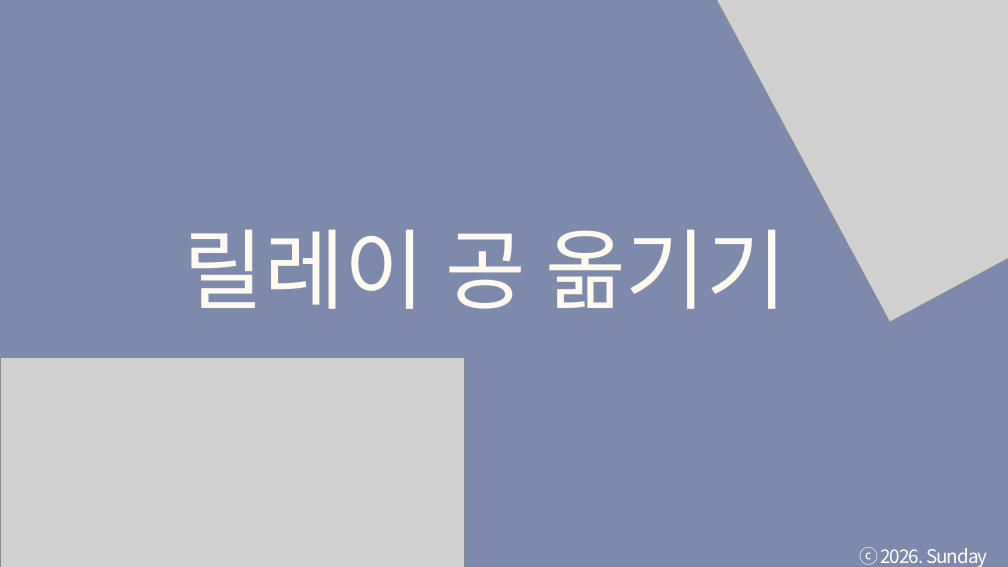
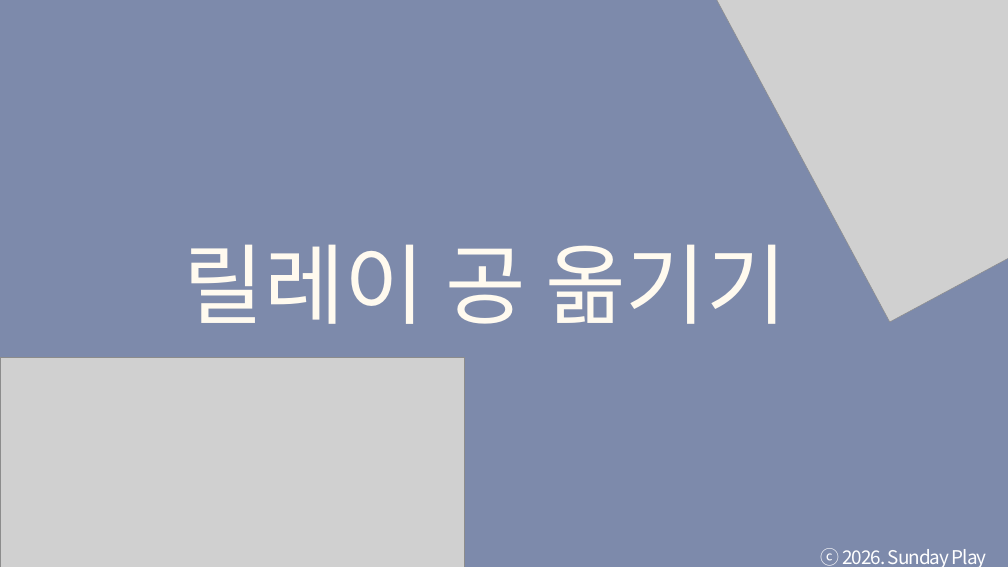
Before and after one commit to tkdgns25300/sunday_play, a slide deck: slide 4 of public/downloads/games/relay-ball-pipe/rules.pptx. Drawn at 1008x567 pixels with LibreOffice and Linux fonts; fonts in the diff are those of the drawing; grey boxes stand for pictures. Boxes give left, top, right and bottom in pixels: in the first picture for what was removed or moved away, otherwise in the second. Text is boxed around its words. In the diff, an @@ line names an element or a change of style, - is before the commit and + after.

```diff
--- a/public/downloads/games/relay-ball-pipe/rules.pptx
+++ b/public/downloads/games/relay-ball-pipe/rules.pptx
@@ text "릴레이 공 옮기기": place and size @@
-text "릴레이 공 옮기기" at (184, 229, 787, 309)
+text "릴레이 공 옮기기" at (184, 244, 787, 324)
@@ text "릴레이 공 옮기기" at (184, 244, 787, 324): font Calibri to Noto Sans CJK KR @@
@@ text "ⓒ 2026. Sunday Play" rewrapped from (859, 547, 988, 567) to (821, 548, 987, 567) @@
```
Also in this commit, not shown: 4 other slides changed, 3 other files.
